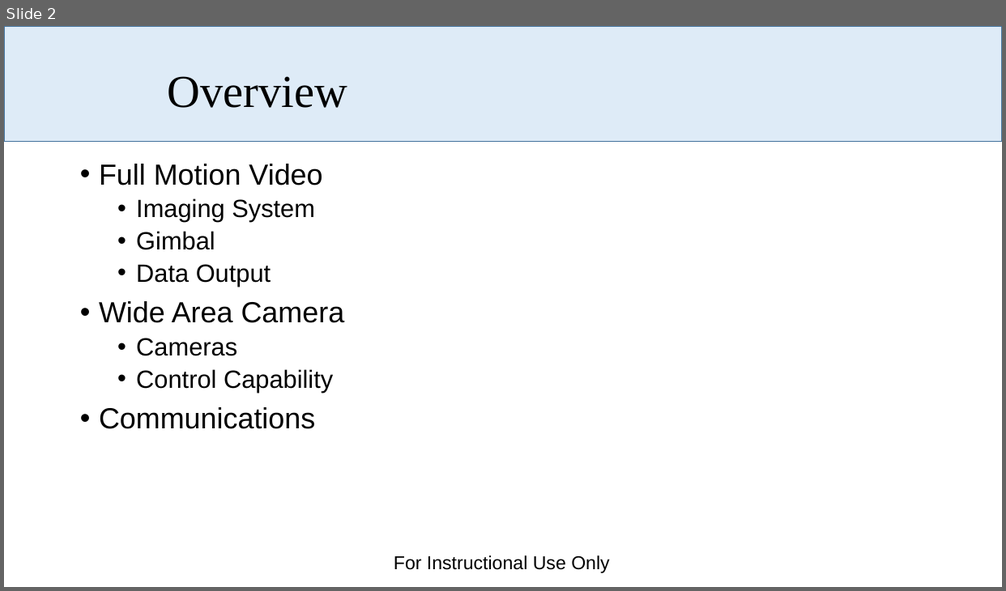
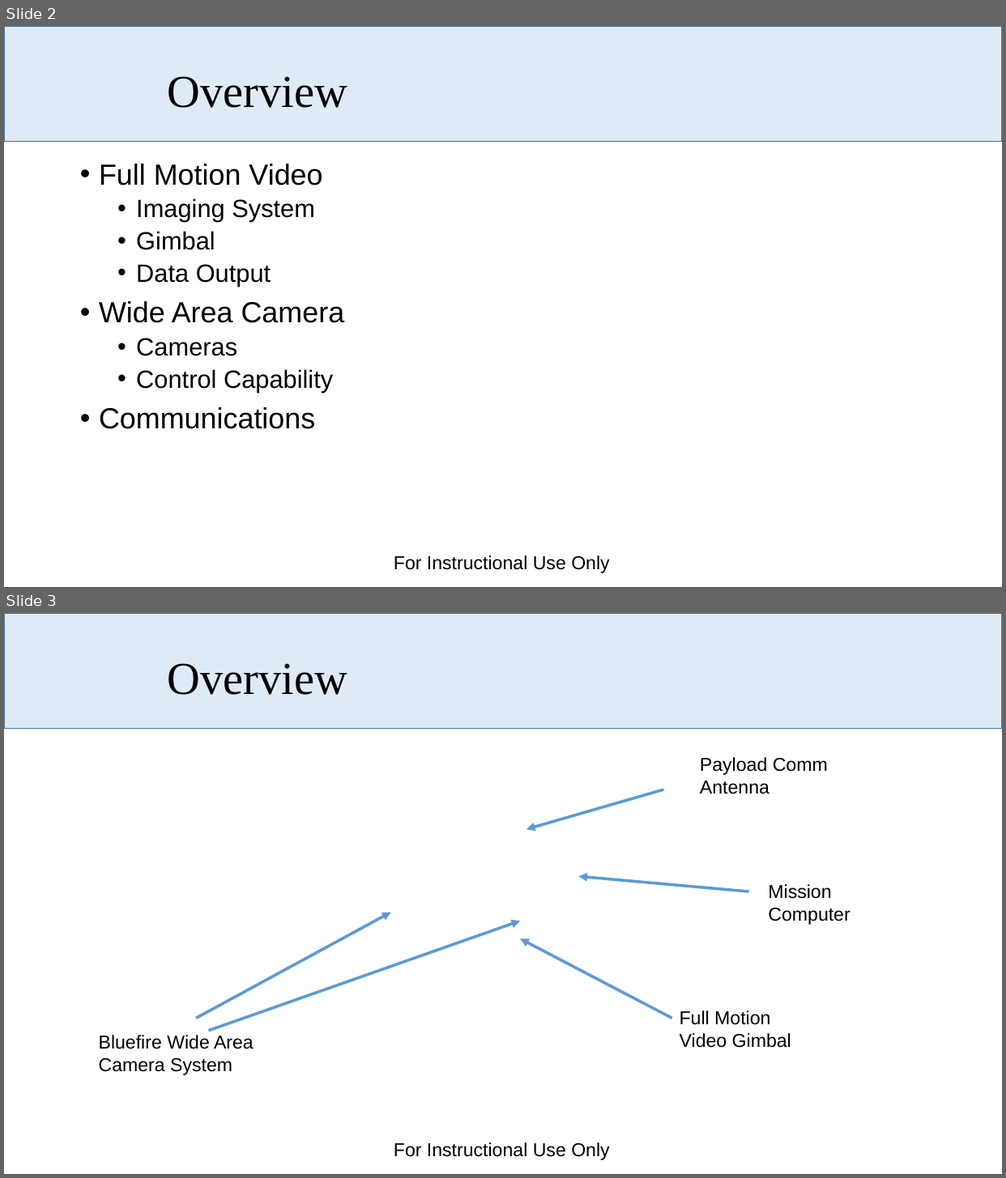
Before and after one commit to dabarrett/rqmtReviewer, a slide deck: Documents/Payloads Overview.pptx. Shown one above the other, each under a label of ours: slide 2 before the commit, slides 2 and 3 after it. The pictures are 1006x591 and 1006x1178 pixels, drawn with LibreOffice and Linux fonts; fonts in the diff are those of the drawing; background and template pictures are left out. Boxes give left, top, right and bottom in pixels: in the first picture for what was removed or moved away, otherwise in the second. Text is boxed around its words. In the diff, an @@ line names an element or a change of style, - is before the commit and + after.

```diff
--- a/Documents/Payloads Overview.pptx
+++ b/Documents/Payloads Overview.pptx
@@ slide 3 added at [4,613,1002,1174], background #FFFFFF; not listed: 2 template elements that a slide beside it also shows @@
@@ title added at [168,663,348,695], 44 pt, text #000000 @@
+Overview
@@ text added at [700,757,828,794], 18 pt, text #000000 @@
+Payload Comm Antenna
@@ arrow added from (663, 790) to (526, 829), #5B9BD5 2.75 pt @@
@@ arrow added from (749, 892) to (579, 876), #5B9BD5 2.75 pt @@
@@ text added at [768,884,850,925], 18 pt, text #000000 @@
+Mission Computer
@@ arrow added from (197, 1019) to (391, 913), #5B9BD5 2.75 pt @@
@@ arrow added from (208, 1031) to (521, 922), #5B9BD5 2.75 pt @@
@@ arrow added from (671, 1019) to (521, 939), #5B9BD5 2.75 pt @@
@@ text added at [680,1011,791,1048], 18 pt, text #000000 @@
+Full Motion Video Gimbal
@@ text added at [99,1035,253,1076], 18 pt, text #000000 @@
+Bluefire Wide Area Camera System
```
Also in this commit, not shown: 3 other slides added, 3 slides removed, 4 other files.
